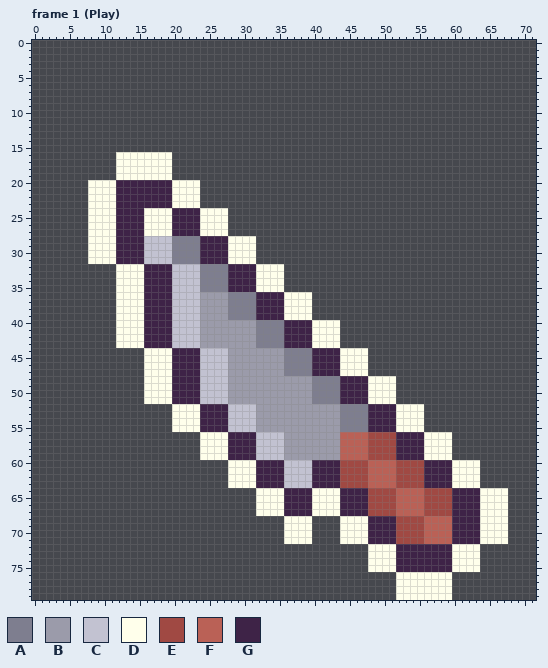
Two versions of one pixel-art file, Resources/Item/sword11.aseprite. That is the earlier state.
72x80 pixels, 5 frames. Shown: frame 1 (Play). The commit also changed other frames, which this record leaves out.
Palette (. is transparent): A #7e7e8f  B #9b9baa  C #c2c2d1  D #ffffeb  E #a04943  F #ba6156  G #3e2347
Pixels before, frame 1 (Play) (only the part around the change), first column x 0:
 2 ........................................................................
 3 ........................................................................
 4 ........................................................................
 5 ........................................................................
 6 ........................................................................
 7 ........................................................................
 8 ........................................................................
 9 ........................................................................
10 ........................................................................
11 ........................................................................
12 ........................................................................
13 ........................................................................
14 ........................................................................
15 ........................................................................
16 ............DDDDDDDD....................................................
17 ............DDDDDDDD....................................................
18 ............DDDDDDDD....................................................
19 ............DDDDDDDD....................................................
20 ........DDDDGGGGGGGGDDDD................................................
21 ........DDDDGGGGGGGGDDDD................................................
22 ........DDDDGGGGGGGGDDDD................................................
23 ........DDDDGGGGGGGGDDDD................................................
24 ........DDDDGGGGDDDDGGGGDDDD............................................
25 ........DDDDGGGGDDDDGGGGDDDD............................................
26 ........DDDDGGGGDDDDGGGGDDDD............................................
27 ........DDDDGGGGDDDDGGGGDDDD............................................
28 ........DDDDGGGGCCCCAAAAGGGGDDDD........................................
29 ........DDDDGGGGCCCCAAAAGGGGDDDD........................................
30 ........DDDDGGGGCCCCAAAAGGGGDDDD........................................
31 ........DDDDGGGGCCCCAAAAGGGGDDDD........................................
32 ............DDDDGGGGCCCCAAAAGGGGDDDD....................................
33 ............DDDDGGGGCCCCAAAAGGGGDDDD....................................
34 ............DDDDGGGGCCCCAAAAGGGGDDDD....................................
35 ............DDDDGGGGCCCCAAAAGGGGDDDD....................................
36 ............DDDDGGGGCCCCBBBBAAAAGGGGDDDD................................
37 ............DDDDGGGGCCCCBBBBAAAAGGGGDDDD................................
38 ............DDDDGGGGCCCCBBBBAAAAGGGGDDDD................................
39 ............DDDDGGGGCCCCBBBBAAAAGGGGDDDD................................
40 ............DDDDGGGGCCCCBBBBBBBBAAAAGGGGDDDD............................
41 ............DDDDGGGGCCCCBBBBBBBBAAAAGGGGDDDD............................
42 ............DDDDGGGGCCCCBBBBBBBBAAAAGGGGDDDD............................
43 ............DDDDGGGGCCCCBBBBBBBBAAAAGGGGDDDD............................
44 ................DDDDGGGGCCCCBBBBBBBBAAAAGGGGDDDD........................
45 ................DDDDGGGGCCCCBBBBBBBBAAAAGGGGDDDD........................
46 ................DDDDGGGGCCCCBBBBBBBBAAAAGGGGDDDD........................
47 ................DDDDGGGGCCCCBBBBBBBBAAAAGGGGDDDD........................
48 ................DDDDGGGGCCCCBBBBBBBBBBBBAAAAGGGGDDDD....................
49 ................DDDDGGGGCCCCBBBBBBBBBBBBAAAAGGGGDDDD....................
50 ................DDDDGGGGCCCCBBBBBBBBBBBBAAAAGGGGDDDD....................
51 ................DDDDGGGGCCCCBBBBBBBBBBBBAAAAGGGGDDDD....................
52 ....................DDDDGGGGCCCCBBBBBBBBBBBBAAAAGGGGDDDD................
53 ....................DDDDGGGGCCCCBBBBBBBBBBBBAAAAGGGGDDDD................
54 ....................DDDDGGGGCCCCBBBBBBBBBBBBAAAAGGGGDDDD................
55 ....................DDDDGGGGCCCCBBBBBBBBBBBBAAAAGGGGDDDD................
56 ........................DDDDGGGGCCCCBBBBBBBBFFFFEEEEGGGGDDDD............
57 ........................DDDDGGGGCCCCBBBBBBBBFFFFEEEEGGGGDDDD............
58 ........................DDDDGGGGCCCCBBBBBBBBFFFFEEEEGGGGDDDD............
59 ........................DDDDGGGGCCCCBBBBBBBBFFFFEEEEGGGGDDDD............
60 ............................DDDDGGGGCCCCGGGGEEEEFFFFEEEEGGGGDDDD........
61 ............................DDDDGGGGCCCCGGGGEEEEFFFFEEEEGGGGDDDD........
62 ............................DDDDGGGGCCCCGGGGEEEEFFFFEEEEGGGGDDDD........
63 ............................DDDDGGGGCCCCGGGGEEEEFFFFEEEEGGGGDDDD........
64 ................................DDDDGGGGDDDDGGGGEEEEFFFFEEEEGGGGDDDD....
65 ................................DDDDGGGGDDDDGGGGEEEEFFFFEEEEGGGGDDDD....
66 ................................DDDDGGGGDDDDGGGGEEEEFFFFEEEEGGGGDDDD....
67 ................................DDDDGGGGDDDDGGGGEEEEFFFFEEEEGGGGDDDD....
68 ....................................DDDD....DDDDGGGGEEEEFFFFGGGGDDDD....
69 ....................................DDDD....DDDDGGGGEEEEFFFFGGGGDDDD....
70 ....................................DDDD....DDDDGGGGEEEEFFFFGGGGDDDD....
71 ....................................DDDD....DDDDGGGGEEEEFFFFGGGGDDDD....
72 ................................................DDDDGGGGGGGGDDDD........
73 ................................................DDDDGGGGGGGGDDDD........
74 ................................................DDDDGGGGGGGGDDDD........
75 ................................................DDDDGGGGGGGGDDDD........
76 ....................................................DDDDDDDD............
77 ....................................................DDDDDDDD............
78 ....................................................DDDDDDDD............
79 ....................................................DDDDDDDD............
After the commit:
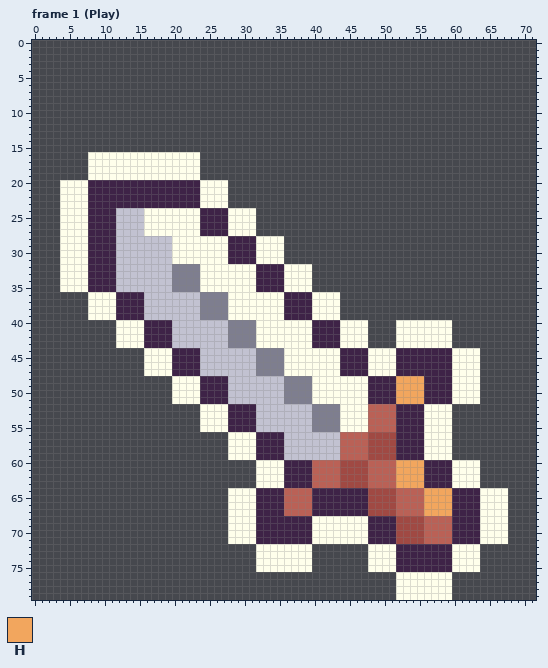
Colours new in this view: H #f2a65e
What changed:
Changed rows in their new state; - is an unchanged pixel.
Frame 1 (Play):
first column x 4:
16 ----DDDD--------DDDD----------------------------------------
17 ----DDDD--------DDDD----------------------------------------
18 ----DDDD--------DDDD----------------------------------------
19 ----DDDD--------DDDD----------------------------------------
20 DDDDGGGG--------GGGGDDDD------------------------------------
21 DDDDGGGG--------GGGGDDDD------------------------------------
22 DDDDGGGG--------GGGGDDDD------------------------------------
23 DDDDGGGG--------GGGGDDDD------------------------------------
24 DDDDGGGGCCCC----DDDDGGGGDDDD--------------------------------
25 DDDDGGGGCCCC----DDDDGGGGDDDD--------------------------------
26 DDDDGGGGCCCC----DDDDGGGGDDDD--------------------------------
27 DDDDGGGGCCCC----DDDDGGGGDDDD--------------------------------
28 DDDDGGGGCCCC----DDDDDDDDGGGGDDDD----------------------------
29 DDDDGGGGCCCC----DDDDDDDDGGGGDDDD----------------------------
30 DDDDGGGGCCCC----DDDDDDDDGGGGDDDD----------------------------
31 DDDDGGGGCCCC----DDDDDDDDGGGGDDDD----------------------------
32 DDDDGGGGCCCCCCCCAAAADDDDDDDDGGGGDDDD------------------------
33 DDDDGGGGCCCCCCCCAAAADDDDDDDDGGGGDDDD------------------------
34 DDDDGGGGCCCCCCCCAAAADDDDDDDDGGGGDDDD------------------------
35 DDDDGGGGCCCCCCCCAAAADDDDDDDDGGGGDDDD------------------------
36 ----DDDDGGGGCCCC----AAAADDDDDDDDGGGGDDDD--------------------
37 ----DDDDGGGGCCCC----AAAADDDDDDDDGGGGDDDD--------------------
38 ----DDDDGGGGCCCC----AAAADDDDDDDDGGGGDDDD--------------------
39 ----DDDDGGGGCCCC----AAAADDDDDDDDGGGGDDDD--------------------
40 --------------------CCCCAAAADDDDDDDDGGGGDDDD----DDDDDDDD----
41 --------------------CCCCAAAADDDDDDDDGGGGDDDD----DDDDDDDD----
42 --------------------CCCCAAAADDDDDDDDGGGGDDDD----DDDDDDDD----
43 --------------------CCCCAAAADDDDDDDDGGGGDDDD----DDDDDDDD----
44 ------------------------CCCCAAAADDDDDDDDGGGGDDDDGGGGGGGGDDDD
45 ------------------------CCCCAAAADDDDDDDDGGGGDDDDGGGGGGGGDDDD
46 ------------------------CCCCAAAADDDDDDDDGGGGDDDDGGGGGGGGDDDD
47 ------------------------CCCCAAAADDDDDDDDGGGGDDDDGGGGGGGGDDDD
48 ------------....DDDDGGGGCCCCCCCCAAAADDDDDDDDGGGGHHHHGGGGDDDD
49 ------------....DDDDGGGGCCCCCCCCAAAADDDDDDDDGGGGHHHHGGGGDDDD
50 ------------....DDDDGGGGCCCCCCCCAAAADDDDDDDDGGGGHHHHGGGGDDDD
51 ------------....DDDDGGGGCCCCCCCCAAAADDDDDDDDGGGGHHHHGGGGDDDD
52 ----------------....DDDDGGGGCCCCCCCCAAAADDDDFFFFGGGGDDDD----
53 ----------------....DDDDGGGGCCCCCCCCAAAADDDDFFFFGGGGDDDD----
54 ----------------....DDDDGGGGCCCCCCCCAAAADDDDFFFFGGGGDDDD----
55 ----------------....DDDDGGGGCCCCCCCCAAAADDDDFFFFGGGGDDDD----
56 --------------------....DDDDGGGGCCCCCCCC--------------------
57 --------------------....DDDDGGGGCCCCCCCC--------------------
58 --------------------....DDDDGGGGCCCCCCCC--------------------
59 --------------------....DDDDGGGGCCCCCCCC--------------------
60 ------------------------....DDDDGGGGFFFF--------HHHH--------
61 ------------------------....DDDDGGGGFFFF--------HHHH--------
62 ------------------------....DDDDGGGGFFFF--------HHHH--------
63 ------------------------....DDDDGGGGFFFF--------HHHH--------
64 ------------------------DDDDGGGGFFFFGGGG------------HHHH----
65 ------------------------DDDDGGGGFFFFGGGG------------HHHH----
66 ------------------------DDDDGGGGFFFFGGGG------------HHHH----
67 ------------------------DDDDGGGGFFFFGGGG------------HHHH----
68 ------------------------DDDDGGGGGGGGDDDD--------------------
69 ------------------------DDDDGGGGGGGGDDDD--------------------
70 ------------------------DDDDGGGGGGGGDDDD--------------------
71 ------------------------DDDDGGGGGGGGDDDD--------------------
72 ----------------------------DDDDDDDD------------------------
73 ----------------------------DDDDDDDD------------------------
74 ----------------------------DDDDDDDD------------------------
75 ----------------------------DDDDDDDD------------------------
